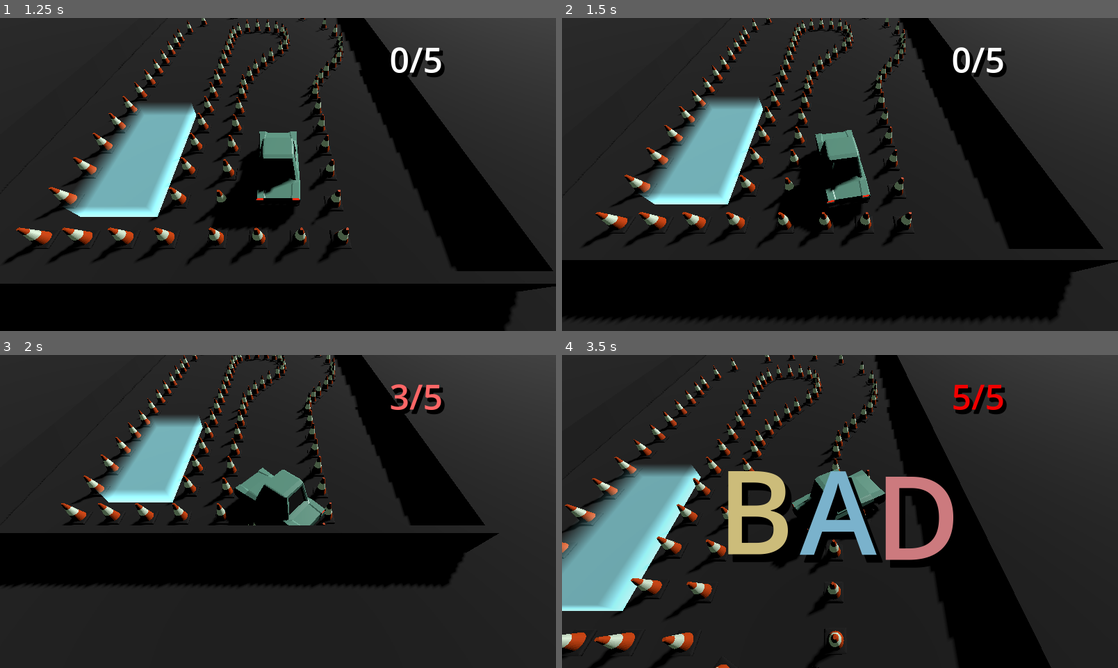
Above: before the commit, frames 1-4 (two rows, left to right).
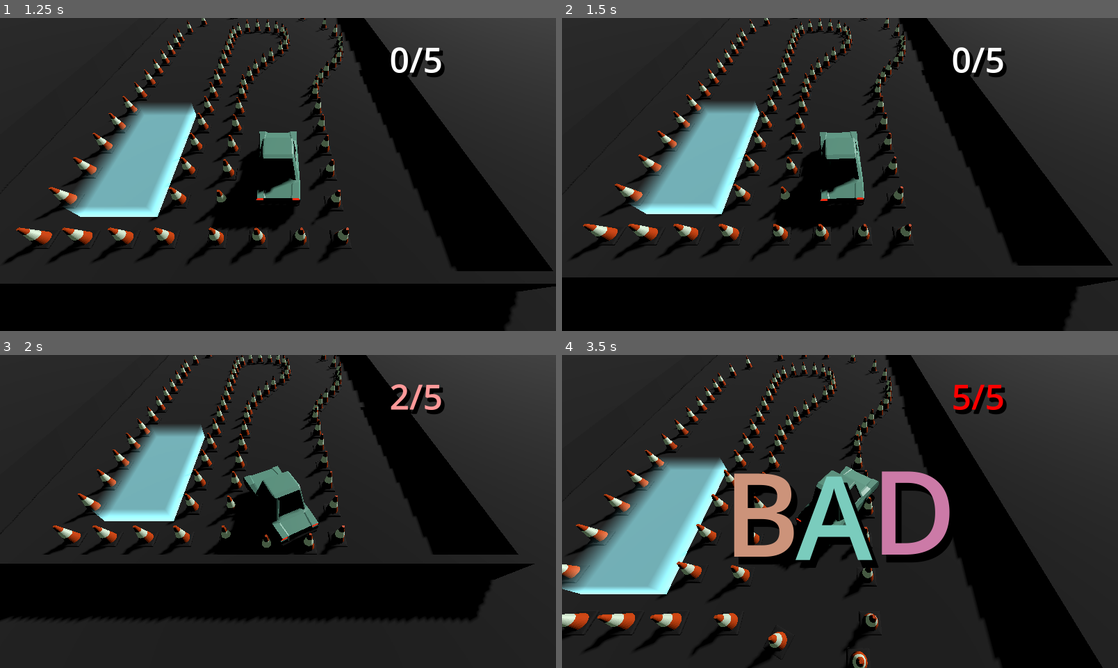
Above: after the commit, the same moments.

Repository: TomMurray/ValetV2
Game: Godot game, scene res://scenes/levels/test.tscn
Same seed, same stepped clock (60 frames per second), same inputs: the game is played once before the commit and once after it.
Inputs:
- Up to frame 1 (1.25 s): hold Right (steer_right) from 0.53 s (still down)
- Up to frame 2 (1.5 s): tap Enter at 1.25 s; release Right (steer_right) at 1.28 s; hold Down (brake_reverse) from 1.28 s (still down)
- Up to frame 3 (2 s): keep holding Down (brake_reverse)
- Up to frame 4 (3.5 s): release Down (brake_reverse) at 2.03 s; hold Right (steer_right) 2.03-2.78 s; tap Space at 2.75 s; hold Up (accelerate) from 2.78 s (still down)

Frame 1 is identical in both runs. In frame 2, 19% of the frame differs, in the area x 0-100%, y 0-100%; in frame 3, 27%; in frame 4, 34%, in the area x 0-98%, y 0-100%.

Commit message:
very beginnings of tuning brake vs. accelerate forwards vs. reverse behaviour

Diff:
--- a/scenes/levels/test.tscn
+++ b/scenes/levels/test.tscn
@@ -257,7 +257,7 @@
 target = NodePath("../picocar")
 
 [node name="Camera3D" type="Camera3D" parent="follow_camera" node_paths=PackedStringArray("target")]
-transform = Transform3D(-0.99999, 0.00363988, -0.00273075, 0, 0.600117, 0.799912, 0.00455036, 0.799904, -0.600111, 0, 4.94629, -3.70978)
+transform = Transform3D(-0.99999, 0.00363988, -0.00273074, 0, 0.600117, 0.799912, 0.00455036, 0.799904, -0.600111, 0, 4.94629, -3.70978)
 script = ExtResource("8_gofos")
 target = NodePath("../../picocar")
 
--- a/scenes/picocar.tscn
+++ b/scenes/picocar.tscn
@@ -14,6 +14,10 @@
 wheel_front_left = NodePath("wheel_fl")
 wheel_back_right = NodePath("wheel_br")
 wheel_back_left = NodePath("wheel_bl")
+max_speed_per_sec_fwd = 8.0
+accel_per_sec_fwd = 15.0
+max_speed_per_sec_bwd = 3.0
+accel_per_sec_bwd = 5.0
 
 [node name="CollisionShape3D" type="CollisionShape3D" parent="." index="5"]
 transform = Transform3D(1, 0, 0, 0, 1, 0, 0, 0, 1, 0, 0.670243, 0)
--- a/scripts/picocar.gd
+++ b/scripts/picocar.gd
@@ -13,6 +13,7 @@
 		new_mtl.albedo_color = colour
 		body.set_surface_override_material(0, new_mtl)
 
+@export_category("wheels")
 @export var wheel_front_right : Node3D
 @export var wheel_front_left : Node3D
 @export var wheel_back_right : Node3D
@@ -29,12 +30,19 @@
 
 @onready var wheel_radius : float = wheels[0].scale.y
 
+@export_category("General motion")
 @export var max_steer_angle : float = 40.0
 @export var steer_per_sec : float = 120.0
-
-@export var max_speed_per_sec : float = 10
-@export var accel_per_sec : float = 20
 @export var friction_per_sec : float = 0.6
+
+@export_category("Forward motion")
+@export var max_speed_per_sec_fwd : float = 5
+@export var accel_per_sec_fwd : float = 10
+
+@export_category("Backward motion")
+@export var max_speed_per_sec_bwd : float = 2
+@export var accel_per_sec_bwd : float = 2
+
 
 func get_node3d_midpoint(a : Array[Node3D]):
 	return a.map(func(x : Node3D): return x.transform.origin).reduce(func(a, b): return a + b) / a.size()
@@ -103,6 +111,10 @@
 		# is currently moving forwards, pressing backwards will brake
 		# until the car stops. There should be a delay once the car has
 		# come to a complete stop before the car starts reversing.
+
+		# Firstly, use a different accel/max speed for reversing the car
+		var max_speed_per_sec = max_speed_per_sec_fwd if accel >= 0 else max_speed_per_sec_bwd
+		var accel_per_sec = accel_per_sec_fwd if accel >= 0 else accel_per_sec_bwd
 
 		# Move the front/back wheels of the "bicycle" by the desired
 		# amount in the direction they are facing. Note this is done
